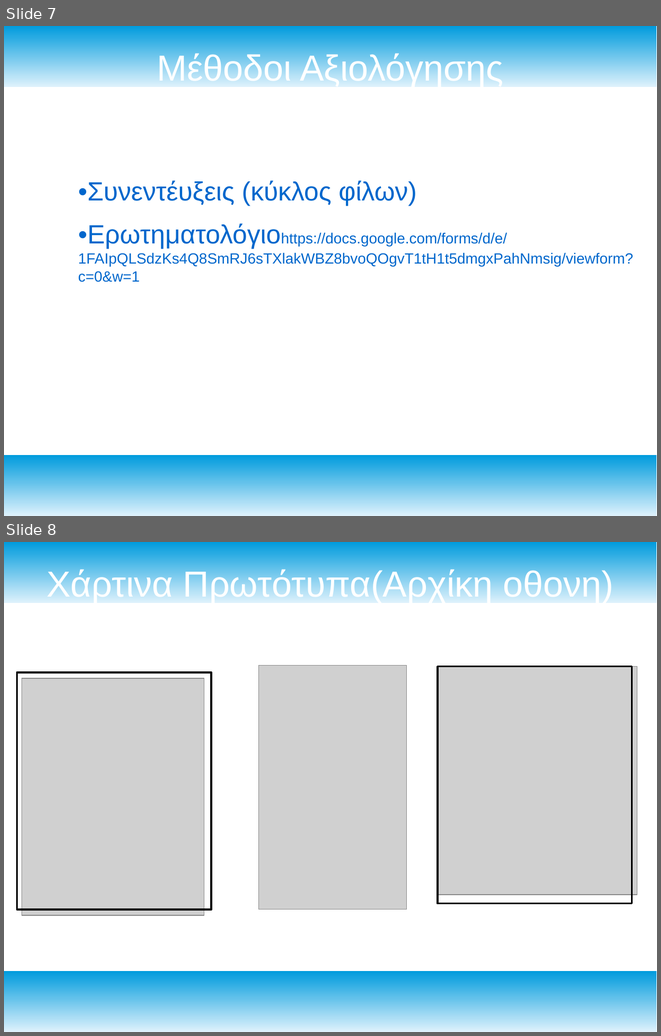
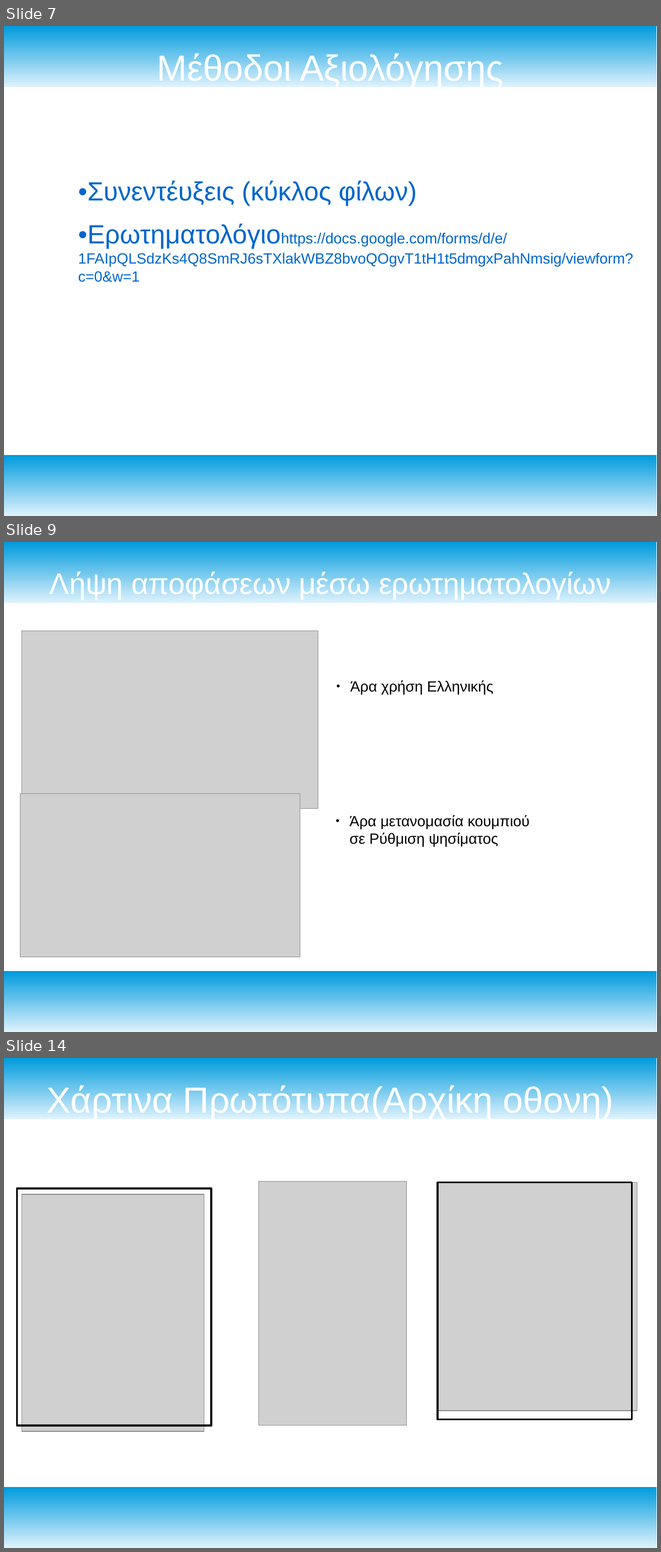
Before and after one commit to billk97/Human-Computer-Interaction, a slide deck: Εργασία Επικοινωνίας Ανθρώπου-Υπολογιστή/Παρουσιαση.odp. Shown one above the other, each under a label of ours: slides 7 and 8 before the commit, slides 7, 9 and 14 after it; the slides between them are not shown. The pictures are 661x1036 and 661x1552 pixels, drawn with LibreOffice and Linux fonts; fonts in the diff are those of the drawing; grey boxes stand for pictures. Boxes give left, top, right and bottom in pixels: in the first picture for what was removed or moved away, otherwise in the second. Text is boxed around its words. In the diff, an @@ line names an element or a change of style, - is before the commit and + after.

```diff
--- a/Εργασία Επικοινωνίας Ανθρώπου-Υπολογιστή/Παρουσιαση.odp
+++ b/Εργασία Επικοινωνίας Ανθρώπου-Υπολογιστή/Παρουσιαση.odp
@@ slide 9 added at [4, 542, 657, 1032], background #FFFFFF; not listed: 2 template elements that a slide beside it also shows @@
@@ title added at [50, 571, 611, 599], 36 pt, text #FFFFFF @@
+Λήψη αποφάσεων μέσω ερωτηματολογίων
@@ picture added at [22, 631, 318, 809] @@
@@ text added at [350, 680, 493, 694], 18 pt, text #000000 @@
+● Άρα χρήση Ελληνικής
@@ picture added at [20, 794, 300, 957] @@
@@ text added at [350, 815, 530, 847], 18 pt, text #000000 @@
+● Άρα μετανομασία κουμπιού σε Ρύθμιση ψησίματος
@@ what was slide 8 is now slide 14 @@
```
Also in this commit, not shown: 1 slide changed, 5 other slides added.
